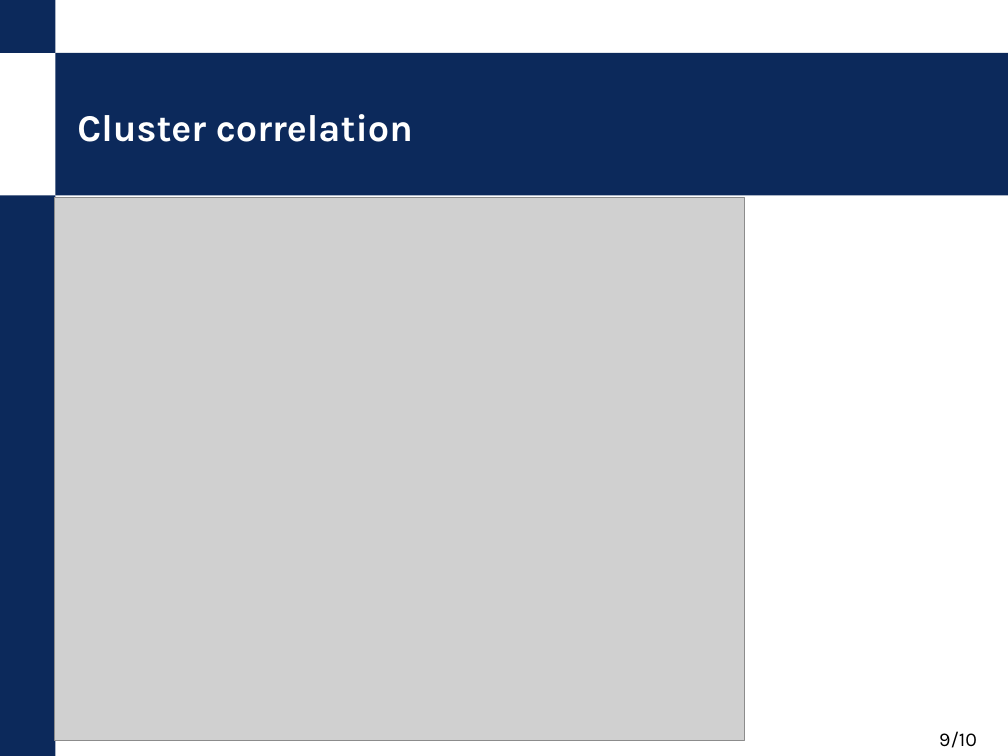
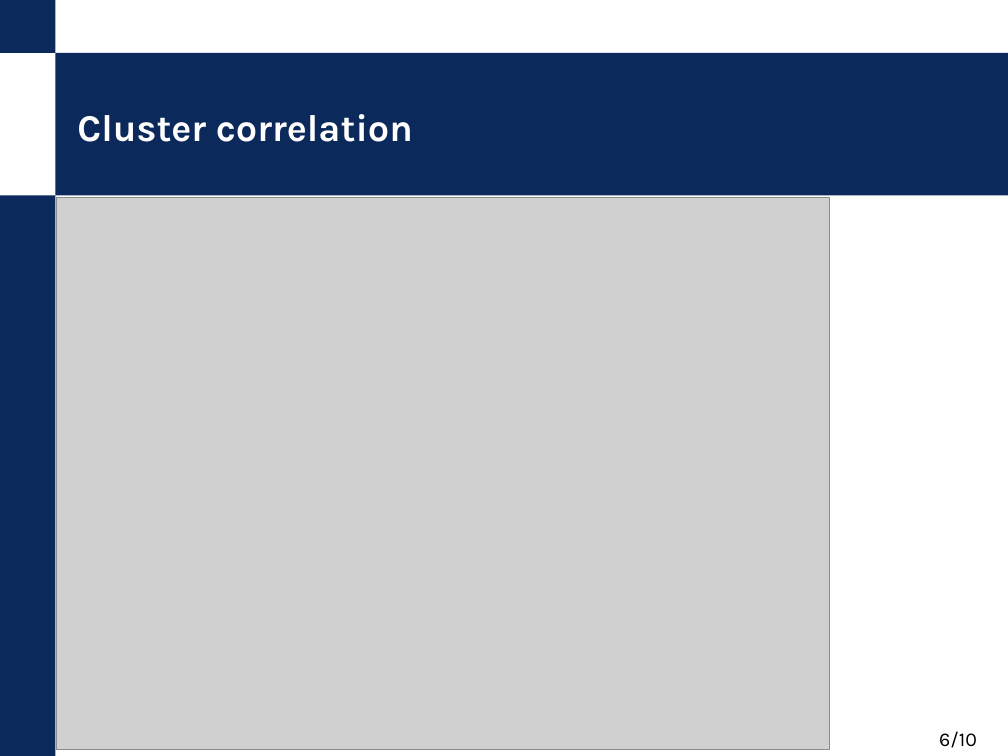
Before and after one commit to nokia-wroclaw/innovativeprojects-healthiness-of-data, a slide deck: slide 6 of KPZ_demo_prezentacja.pptx (slide 9 before the commit). Drawn at 1008x756 pixels with LibreOffice and Linux fonts; fonts in the diff are those of the drawing; grey boxes stand for pictures; background and template pictures are left out. Boxes give left, top, right and bottom in pixels: in the first picture for what was removed or moved away, otherwise in the second. Text is boxed around its words. In the diff, an @@ line names an element or a change of style, - is before the commit and + after.

```diff
--- a/KPZ_demo_prezentacja.pptx
+++ b/KPZ_demo_prezentacja.pptx
@@ picture: place and size @@
-picture at [54,198,744,741]
+picture at [56,197,830,750]
@@ page number at [939,731,977,748]: text changed @@
-9/10
+6/10
```
Also in this commit, not shown: 1 other slide changed, 3 slides removed.
